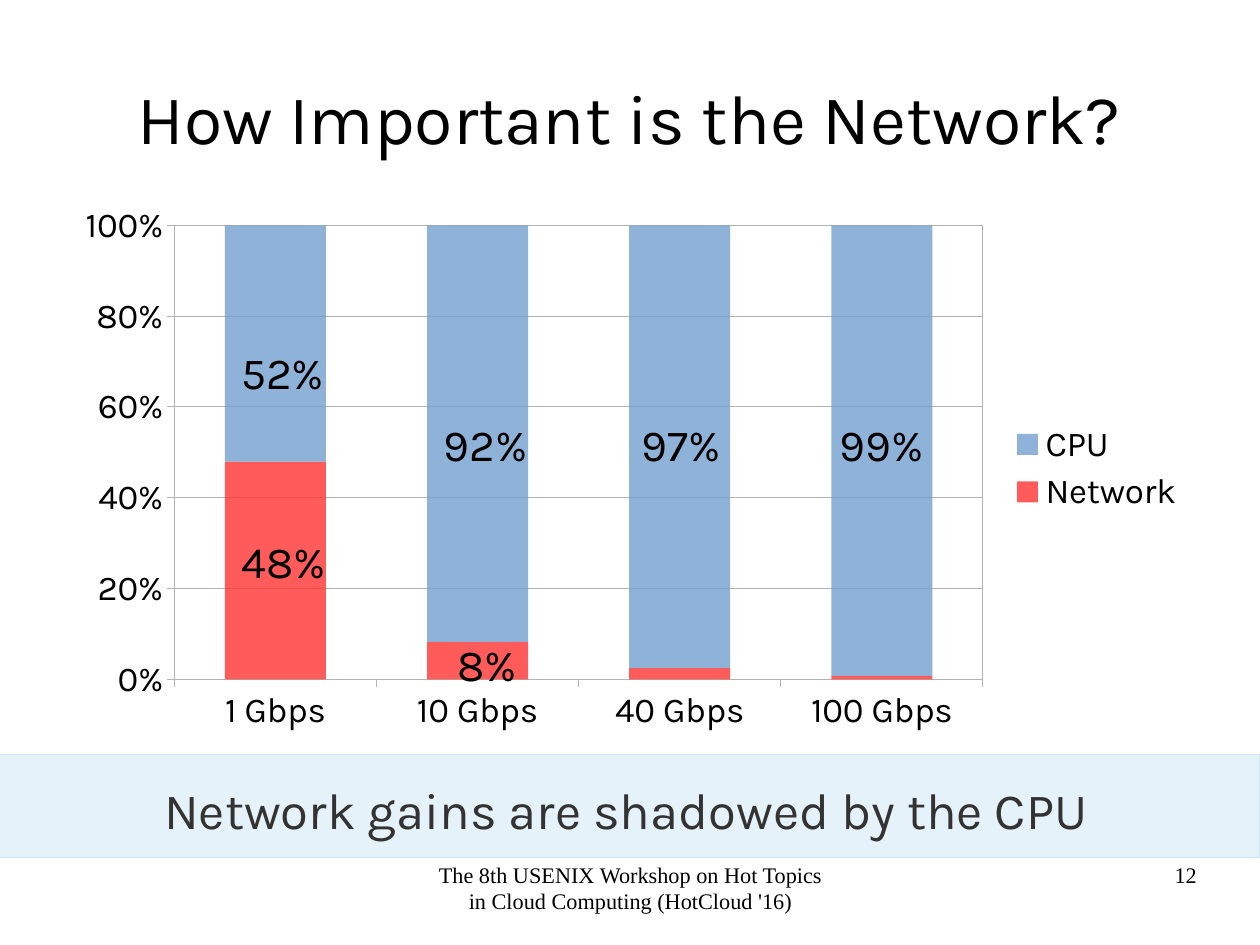
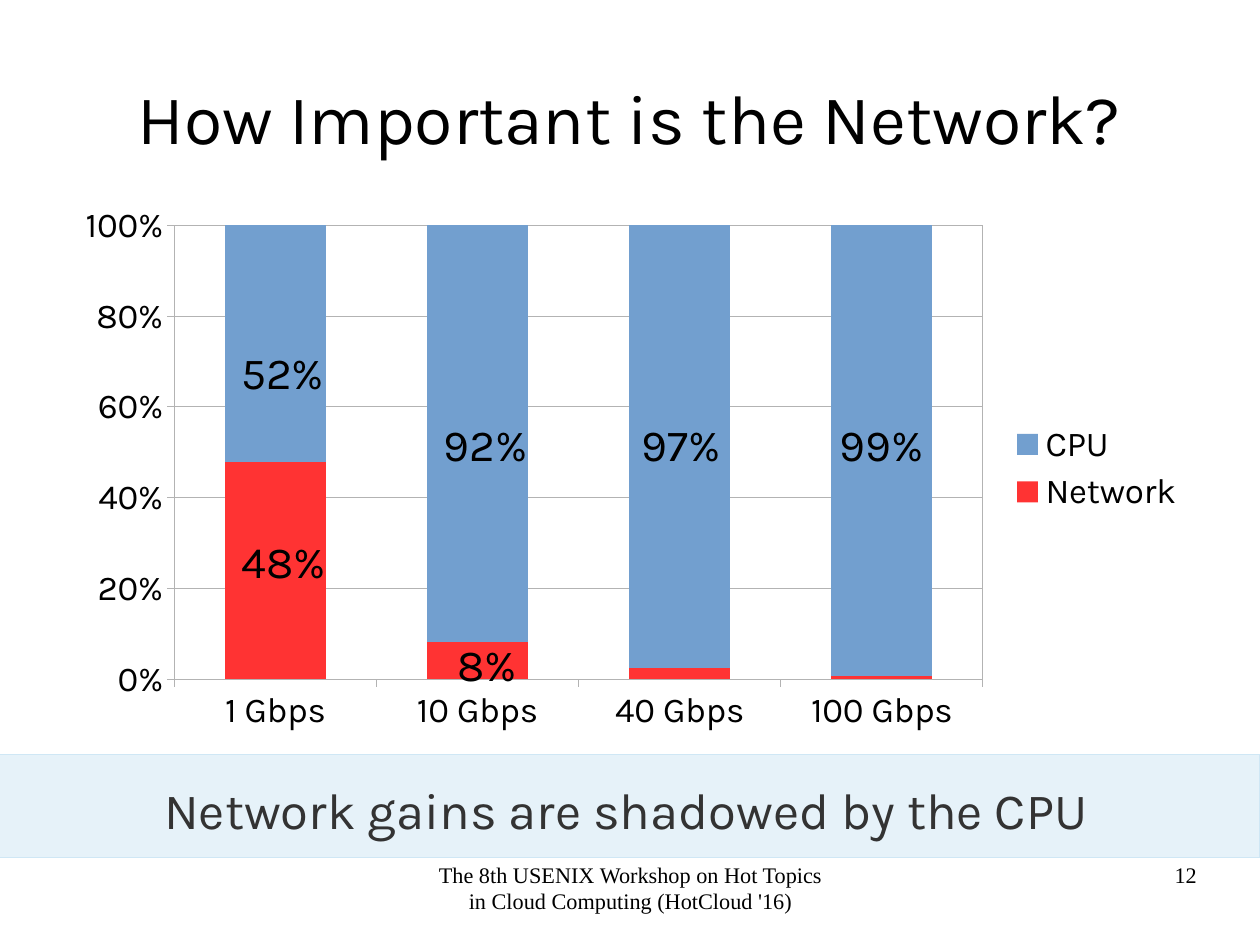
Before and after one commit to apache/incubator-crail-website, a slide deck: slide 12 of _graphix/website.odp. Drawn at 1260x945 pixels with LibreOffice and Linux fonts; fonts in the diff are those of the drawing; background and template pictures are left out. Boxes give left, top, right and bottom in pixels: in the first picture for what was removed or moved away, otherwise in the second. Text is boxed around its words. In the diff, an @@ line names an element or a change of style, - is before the commit and + after.

```diff
--- a/_graphix/website.odp
+++ b/_graphix/website.odp
@@ column stacked 100% chart at [63,194,1197,742] @@
@@ colour of Network #FF3333 at 80% opacity to #FF3333 @@
@@ colour of CPU #729FCF at 80% opacity to #729FCF @@
```
Also in this commit, not shown: 1 other file.
